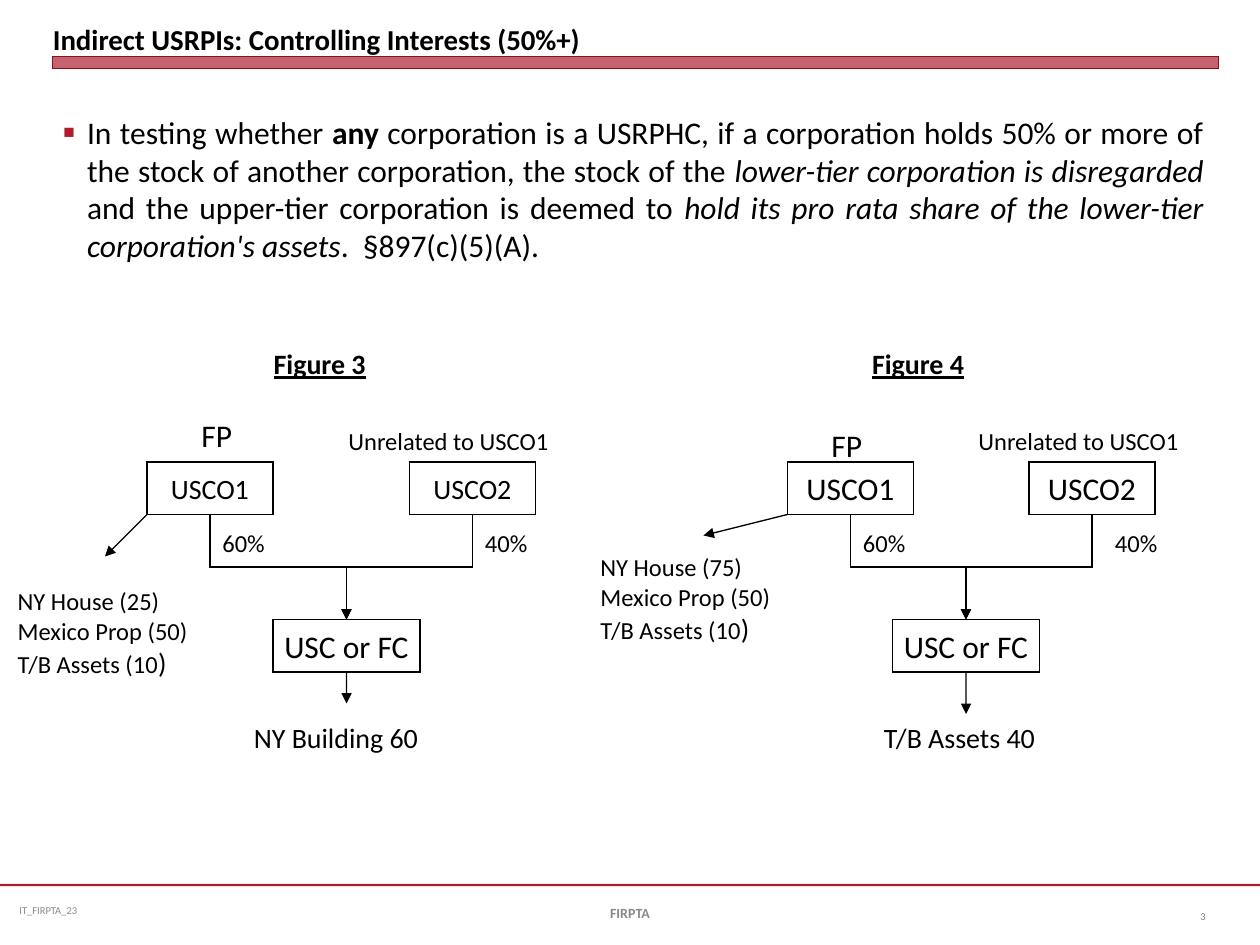
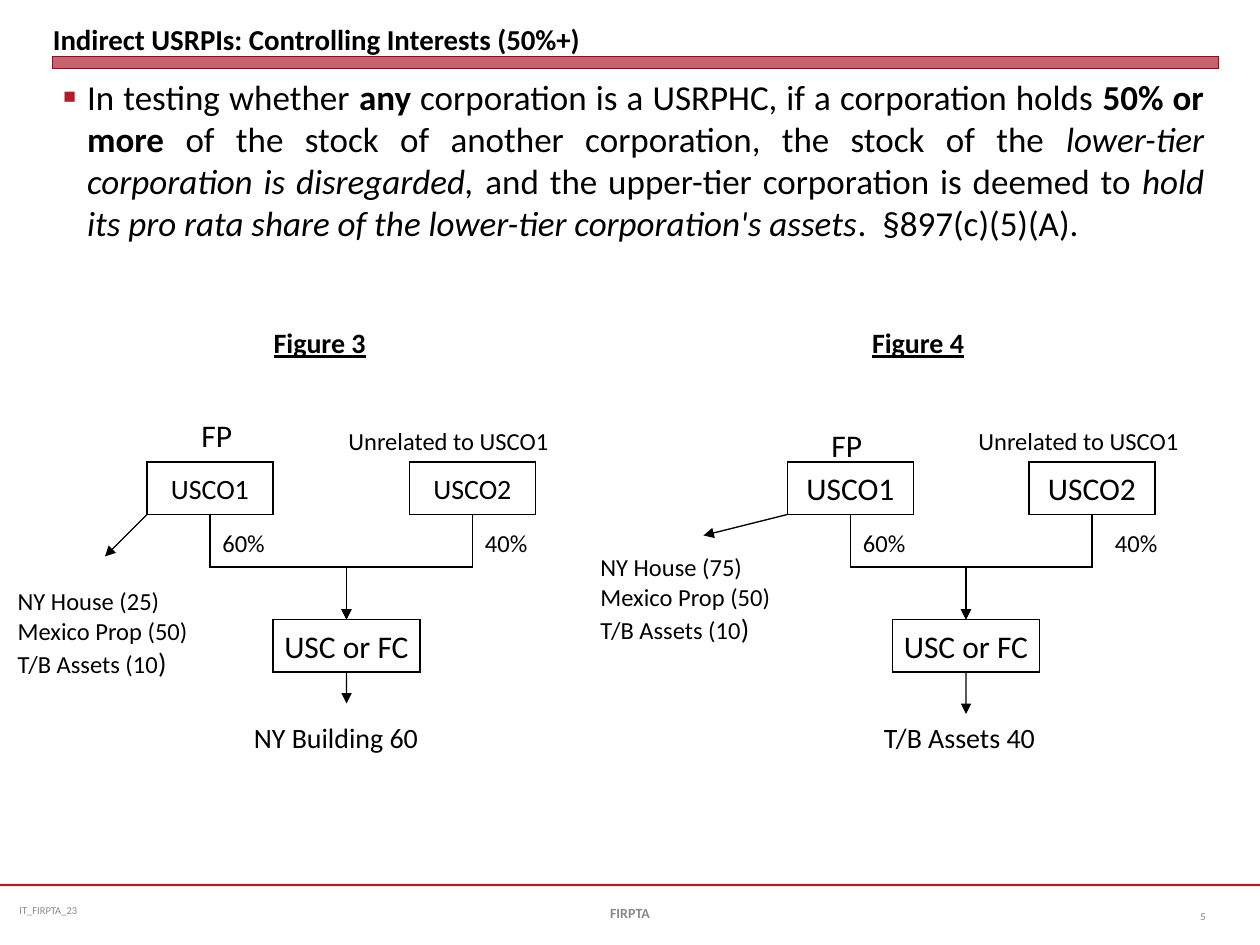
Before and after one commit to jmc877/International-Tax, a slide deck: slide 5 of slides/IT_Slides_FIRPTA_23.pptx (slide 3 before the commit). Drawn at 1260x945 pixels with LibreOffice and Linux fonts; fonts in the diff are those of the drawing. Boxes give left, top, right and bottom in pixels: in the first picture for what was removed or moved away, otherwise in the second. Text is boxed around its words. In the diff, an @@ line names an element or a change of style, - is before the commit and + after.

```diff
--- a/slides/IT_Slides_FIRPTA_23.pptx
+++ b/slides/IT_Slides_FIRPTA_23.pptx
@@ text at <box>87,85,1204,242</box>: text changed; size 18 to 20 pt @@
-■ In testing whether any corporation is a USRPHC, if a corporation holds 50% or more of the stock of another corporation, the stock of the lower-tier corporation is disregarded and the upper-tier corporation is deemed to hold its pro rata share of the lower-tier corporation's assets. §897(c)(5)(A).
+■ In testing whether any corporation is a USRPHC, if a corporation holds 50% or more of the stock of another corporation, the stock of the lower-tier corporation is disregarded, and the upper-tier corporation is deemed to hold its pro rata share of the lower-tier corporation's assets. §897(c)(5)(A).
```
Also in this commit, not shown: 7 other slides changed, 3 slides added, 3 other files.
